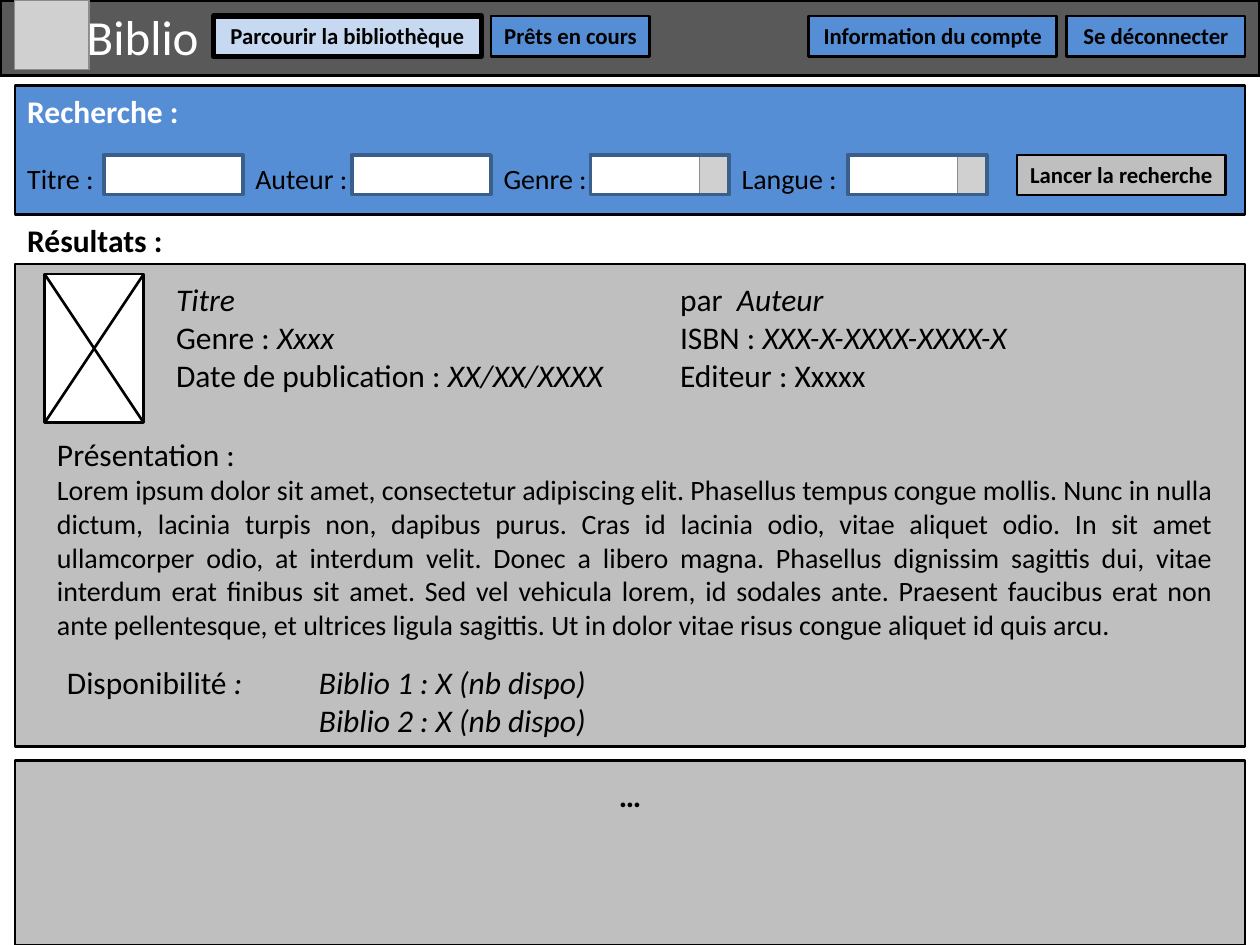
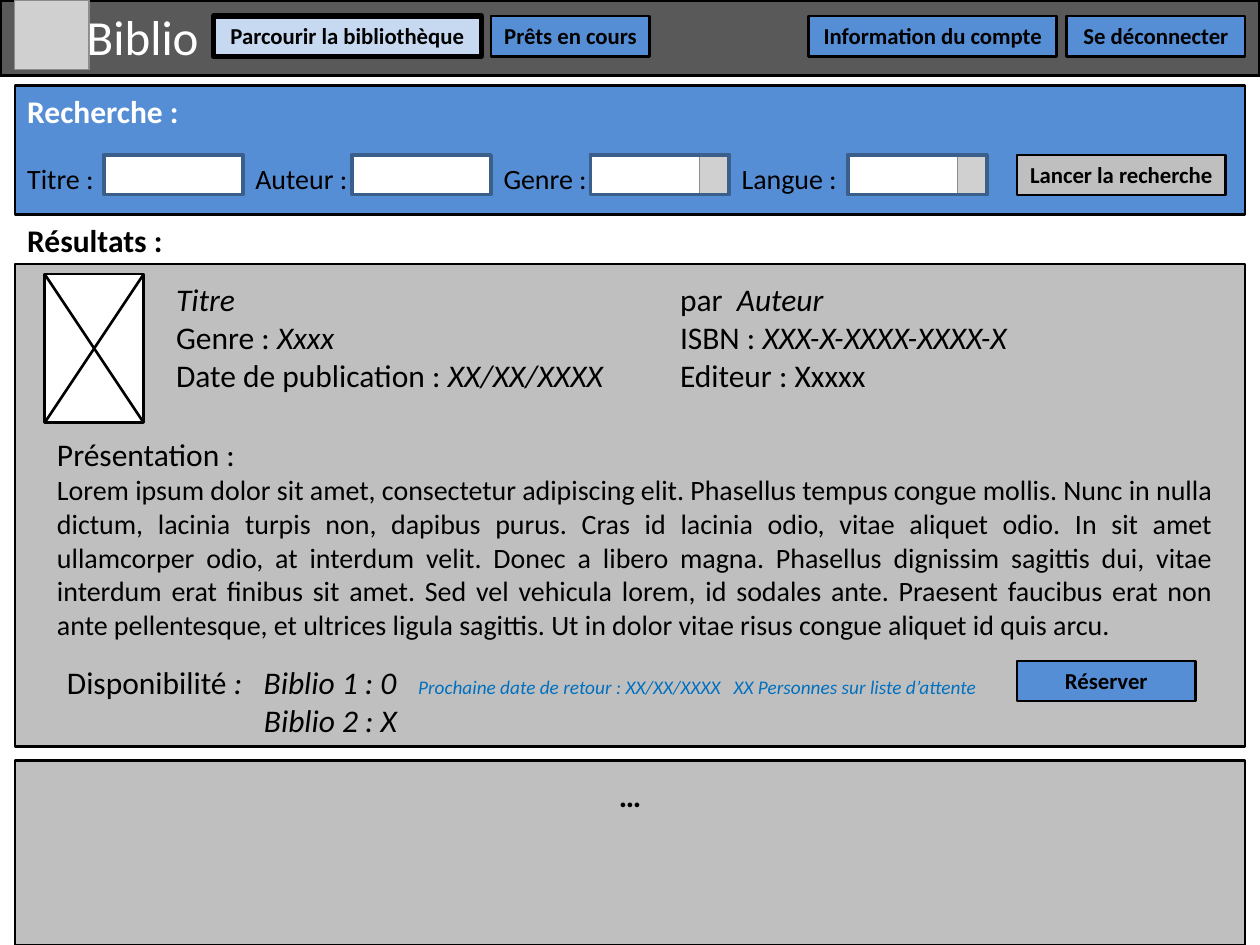
Before and after one commit to MisterSatch59/Projet7, a slide deck: slide 5 of analyse/Wireframes.pptx. Drawn at 1260x945 pixels with LibreOffice and Linux fonts; fonts in the diff are those of the drawing; grey boxes stand for pictures. Boxes give left, top, right and bottom in pixels: in the first picture for what was removed or moved away, otherwise in the second. Text is boxed around its words. In the diff, an @@ line names an element or a change of style, - is before the commit and + after.

```diff
--- a/analyse/Wireframes.pptx
+++ b/analyse/Wireframes.pptx
@@ text at (67, 672, 976, 732): text changed; size 18 to 11 pt; text colour #000000 to #0070C0 @@
-Disponibilité : Biblio 1 : X (nb dispo)
-Biblio 2 : X (nb dispo)
+Disponibilité : Biblio 1 : 0 Prochaine date de retour : XX/XX/XXXX XX Personnes sur liste d’attente
+Biblio 2 : X
@@ rectangle added at (1017, 662, 1196, 702), fill #558ED5, outline #000000 1.5 pt, 13 pt, text #000000, bold @@
+Réserver
```
Also in this commit, not shown: 1 other slide changed, 14 other files.
